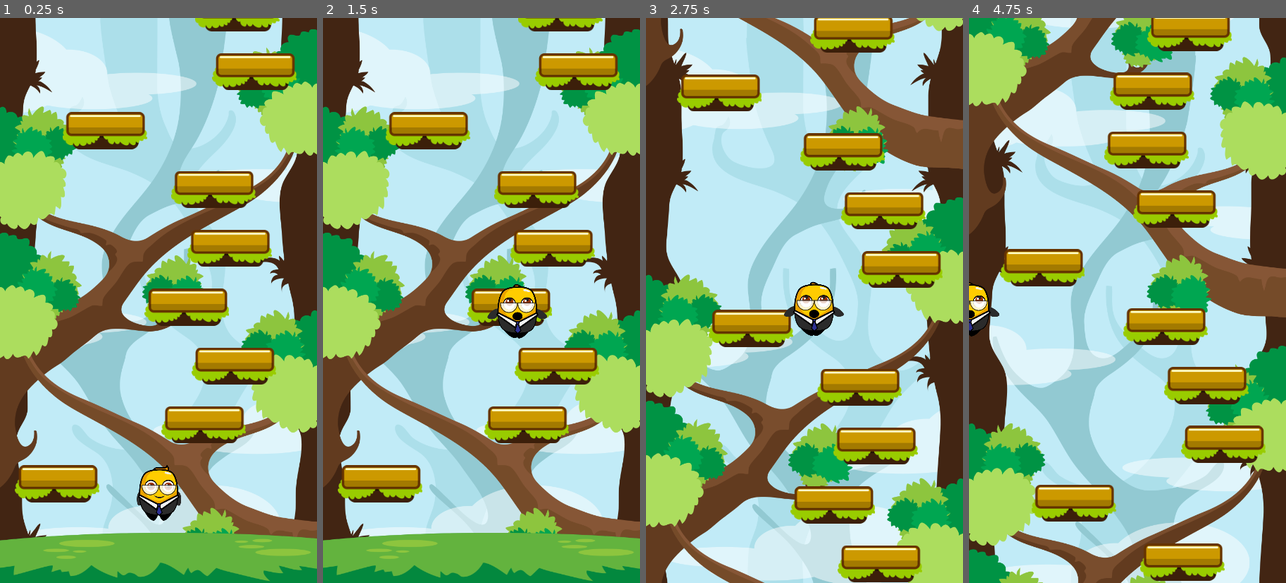
Above: before the commit, frames 1-4 (left to right).
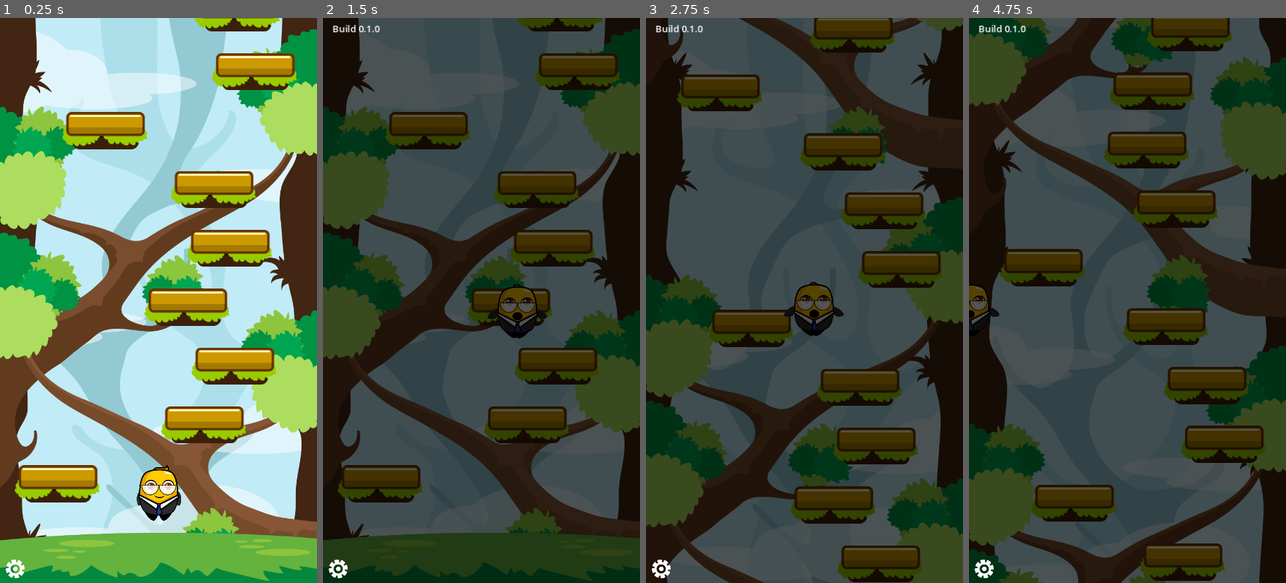
Above: after the commit, the same moments.

Repository: marleeeeeey/game_mvp_003_jumper_jam
Game: Godot game, scene res://scenes/main.tscn
Same seed, same stepped clock (60 frames per second), same inputs: the game is played once before the commit and once after it. Before the commit the project starts from res://scenes/game.tscn.
Inputs (mouse positions are in pixels of both pictures, inside the frame that each line leads up to):
- Up to frame 1 (0.25 s): no input
- Up to frame 2 (1.5 s): click (338, 566) at 0.52 s; hold D (move_right) from 1.28 s (still down)
- Up to frame 3 (2.75 s): release D (move_right) at 2.03 s; hold A (move_left) from 2.03 s (still down)
- Up to frame 4 (4.75 s): release A (move_left) at 2.78 s; hold D (move_right) 2.78-4.28 s; hold A (move_left) from 4.28 s (still down)

The runs differ from the first frame. In frame 1, 0.1% of the frame differs, in the area x 1-8%, y 95-100%; in frame 2, 100%; in frame 3, 100%; in frame 4, 100%, in the area x 0-100%, y 0-100%.

Commit message:
39. Add debug screen with build number and gray screen.

Diff:
--- a/project.godot
+++ b/project.godot
@@ -11,7 +11,7 @@
 [application]
 
 config/name="Game Mvp 003"
-run/main_scene="res://scenes/game.tscn"
+run/main_scene="res://scenes/main.tscn"
 config/features=PackedStringArray("4.2", "Mobile")
 config/icon="res://icon.svg"
 
--- a/scenes/screens.tscn
+++ b/scenes/screens.tscn
@@ -1,6 +1,80 @@
-[gd_scene load_steps=2 format=3 uid="uid://b7xqfh3meiodu"]
+[gd_scene load_steps=3 format=3 uid="uid://b7xqfh3meiodu"]
 
 [ext_resource type="Script" path="res://scripts/screens.gd" id="1_7uwko"]
+[ext_resource type="Texture2D" uid="uid://dtnusuyn30caj" path="res://assets/textures/ui/gear.png" id="2_elgpt"]
 
 [node name="Screens" type="CanvasLayer"]
 script = ExtResource("1_7uwko")
+
+[node name="Debug" type="Control" parent="."]
+z_index = 4096
+layout_mode = 3
+anchors_preset = 15
+anchor_right = 1.0
+anchor_bottom = 1.0
+grow_horizontal = 2
+grow_vertical = 2
+
+[node name="ConsoleLog" type="Control" parent="Debug"]
+layout_mode = 1
+anchors_preset = 15
+anchor_right = 1.0
+anchor_bottom = 1.0
+grow_horizontal = 2
+grow_vertical = 2
+
+[node name="BlackBG" type="ColorRect" parent="Debug/ConsoleLog"]
+layout_mode = 1
+anchors_preset = 15
+anchor_right = 1.0
+anchor_bottom = 1.0
+grow_horizontal = 2
+grow_vertical = 2
+color = Color(0, 0, 0, 0.666667)
+
+[node name="BuildNoLabel" type="Label" parent="Debug/ConsoleLog"]
+layout_mode = 1
+anchors_preset = 5
+anchor_left = 0.5
+anchor_right = 0.5
+offset_left = -254.0
+offset_top = 7.0
+offset_right = 254.0
+offset_bottom = 30.0
+grow_horizontal = 2
+text = "Build 0.1.0"
+
+[node name="ScrollContainer" type="ScrollContainer" parent="Debug/ConsoleLog"]
+layout_mode = 1
+anchors_preset = 15
+anchor_right = 1.0
+anchor_bottom = 1.0
+offset_left = 18.0
+offset_top = 42.0
+offset_right = -18.0
+offset_bottom = -53.0
+grow_horizontal = 2
+grow_vertical = 2
+
+[node name="VBoxContainer" type="VBoxContainer" parent="Debug/ConsoleLog/ScrollContainer"]
+layout_mode = 2
+size_flags_horizontal = 3
+size_flags_vertical = 3
+
+[node name="LogLabel" type="Label" parent="Debug/ConsoleLog/ScrollContainer/VBoxContainer"]
+layout_mode = 2
+autowrap_mode = 3
+
+[node name="ToggleConsole" type="TextureButton" parent="Debug"]
+layout_mode = 1
+anchors_preset = 2
+anchor_top = 1.0
+anchor_bottom = 1.0
+offset_top = -50.0
+offset_right = 50.0
+grow_vertical = 0
+texture_normal = ExtResource("2_elgpt")
+ignore_texture_size = true
+stretch_mode = 0
+
+[connection signal="pressed" from="Debug/ToggleConsole" to="." method="_on_toggle_console_pressed"]
--- a/scripts/player.gd
+++ b/scripts/player.gd
@@ -40,7 +40,6 @@
 
 	if use_accelerometer == true:
 		var mobile_input = Input.get_accelerometer()
-		print("Accelerometer: " + str(mobile_input))
 		velocity.x = mobile_input.x * accelerometer_speed
 	else:
 		# Control left-right movement.
--- a/scripts/screens.gd
+++ b/scripts/screens.gd
@@ -1,11 +1,9 @@
 extends CanvasLayer
 
+@onready var console = $Debug/ConsoleLog
 
-# Called when the node enters the scene tree for the first time.
 func _ready() -> void:
-	pass  # Replace with function body.
+	console.visible = false
 
-
-# Called every frame. 'delta' is the elapsed time since the previous frame.
-func _process(delta: float) -> void:
-	pass
+func _on_toggle_console_pressed():
+	console.visible = !console.visible
